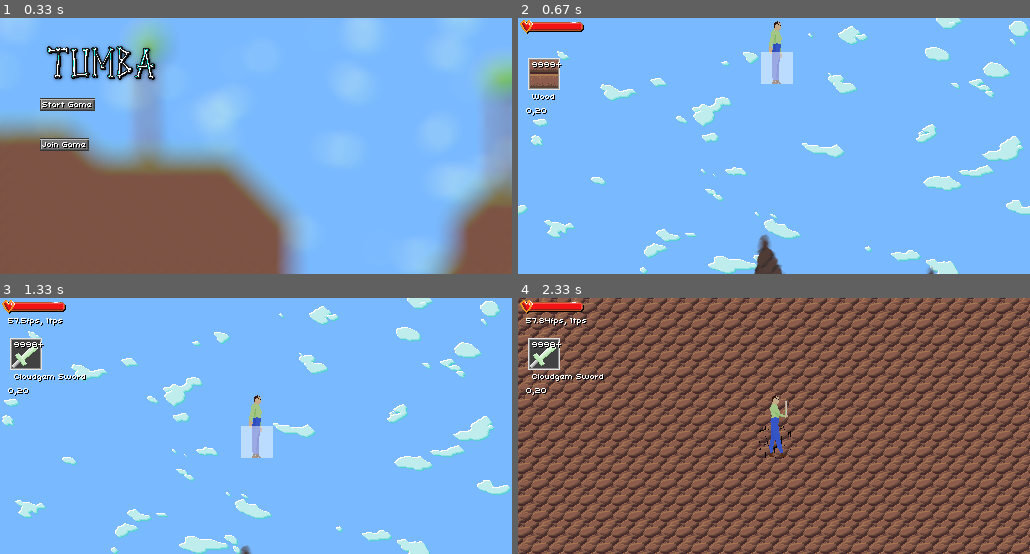
Above: before the commit, frames 1-4 (two rows, left to right).
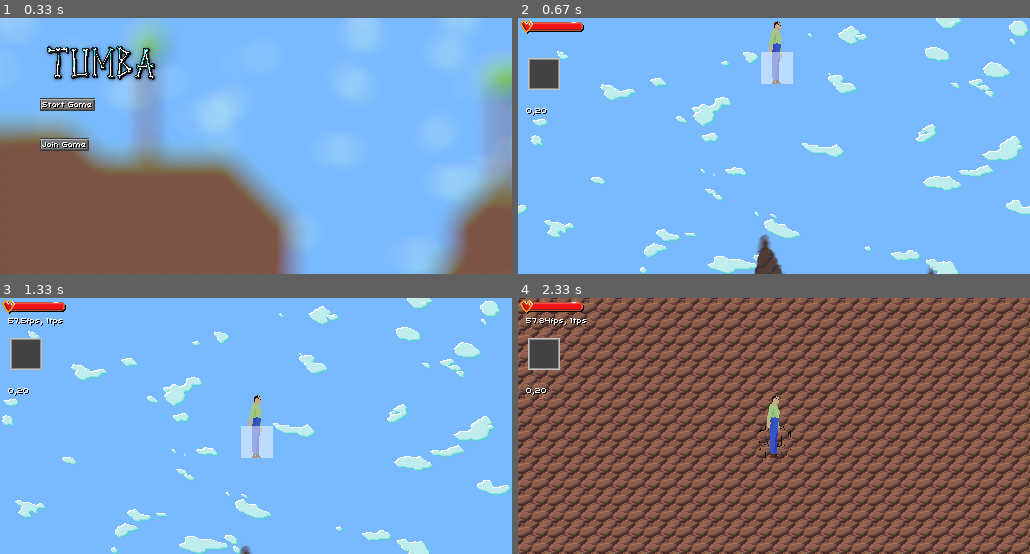
Above: after the commit, the same moments.

Repository: tumbagame/tumba
Game: pygame game, started from main.py
Two runs of this game, one before a commit and one after it. Both use one fixed random seed, a clock stepped at 60 frames per second and the inputs below.
Inputs (mouse positions are in pixels of both pictures, inside the frame that each line leads up to):
- Up to frame 1 (0.33 s): no input
- Up to frame 2 (0.67 s): click (584, 105) at 0.38 s
- Up to frame 3 (1.33 s): tap 3 at 0.67 s; tap 2 at 1 s
- Up to frame 4 (2.33 s): press the mouse at (579, 344) at 1.37 s; move the mouse to (707, 374) at 1.47 s; release the mouse at (835, 408) at 1.6 s; hold Right 1.67-2.13 s; tap F at 1.73, 2.03 s; click (610, 377) at 1.75 s; press the mouse at (579, 344) at 2.2 s; move the mouse to (584, 402) at 2.3 s

Frame 1 is identical in both runs. In frame 2, 0.8% of the frame differs, in the area x 1-9%, y 15-33%; in frame 3, 0.5%; in frame 4, 0.8%.

Commit message:
Add sensitivity setting

Diff:
--- a/game.py
+++ b/game.py
@@ -114,7 +114,7 @@
 
             pg.image.save(out_surf, "world.png")
 
-        self.selection_position += mouse.velocity * 0.01
+        self.selection_position += mouse.velocity * 0.001
 
         if self.selection_position.length() > self.selection_reach:
             self.selection_position = (
@@ -221,14 +221,14 @@
             sleep(0.05)
 
         if pg.K_2 in keys:
-            greatest_damage = 1
+            greatest_damage = 0
             for index, item in enumerate(self.player.inventory.slots):
                 if blockprop.BLOCKS[item.item].damage > greatest_damage:
                     greatest_damage = blockprop.BLOCKS[item.item].damage
                     self.inventory_index = index
 
         if pg.K_3 in keys:
-            greatest_damage = 1
+            greatest_damage = 0
             for index, item in enumerate(self.player.inventory.slots):
                 if blockprop.BLOCKS[item.item].mine_strength > greatest_damage:
                     greatest_damage = blockprop.BLOCKS[item.item].mine_strength
--- a/main.py
+++ b/main.py
@@ -160,15 +160,19 @@
 def show_settings(renderer):
     username_text = ui.TextInput(120, 80)
     port_text = ui.TextInput(120, 120)
+    sensitity_text = ui.Label("", 145, 100)
     with open("assets/settings.json", "r") as fp:
         settings_json = json.loads(fp.read())
 
     username_text.set_string(settings_json["username"])
     port_text.set_string(settings_json["port"])
+    sensitity_text.set_label(str(settings_json["sensitivity"]))
 
     def save_settings():
         settings_json["username"] = username_text.get_string()
         settings_json["port"] = port_text.get_int()
+        settings_json["sensitivity"] = int(sensitity_text.get_label())
+        renderer.set_sensitivity(settings_json["sensitivity"])
         with open("assets/settings.json", "w") as fp:
             fp.write(json.dumps(settings_json,indent=4))
 
@@ -179,9 +183,9 @@
             ui.Label("Username", 40, 80),
             username_text,
             ui.Label("Mouse Sensitivity", 40, 100),
-            ui.Button("-", 120, 100),
-            ui.Button("+", 130, 100),
-            ui.Label("10", 145, 100),
+            ui.Button("-", 120, 100, lambda: sensitity_text.set_label(str(  max(1,int(sensitity_text.get_label()) - 1))  )),
+            ui.Button("+", 130, 100, lambda: sensitity_text.set_label(str(  min(20, int(sensitity_text.get_label()) + 1)) )),
+            sensitity_text,
             ui.Label("Server Port", 40, 120),
             port_text,
             ui.Button("Save", 40, 140, command=save_settings)
@@ -192,10 +196,12 @@
 def main():
     pg.init()
     with open("assets/settings.json", "r") as fp:
-        username = json.loads(fp.read())["username"]
+        settings_json = json.loads(fp.read())
+    username = settings_json["username"]
+    sensitity = settings_json["sensitivity"]
     game = Game(username)
     renderer = Renderer()
-
+    renderer.set_sensitivity(sensitity)
 
 
 
--- a/render.py
+++ b/render.py
@@ -32,6 +32,7 @@
         self.select_box = pg.Surface((32, 32), pg.SRCALPHA)
         self.select_box.fill((255, 255, 255, 127))
         self.health_bar_state = 0
+        self.sensitivity = 1
 
         self.destroy = animation.Animation("assets/sprites/destroy.png", 1, 16, 1)
         self.keys_down = []
@@ -60,6 +61,9 @@
     def quit_game(self):
         pg.quit()
         self.running = False
+
+    def set_sensitivity(self, sensitivity):
+        self.sensitivity = sensitivity
 
     def update(self, game, deltatime):
         if not self.running:
@@ -96,7 +100,7 @@
         self.mouse.position = Vector(*pg.mouse.get_pos())
         self.mouse.position.x = self.mouse.position.x / self.window.get_width() * 512
         self.mouse.position.y = self.mouse.position.y / self.window.get_height() * 256
-        self.mouse.velocity = Vector(*pg.mouse.get_rel())
+        self.mouse.velocity = Vector(*pg.mouse.get_rel()) * self.sensitivity
 
         for i in range(2):
             self.disp.blit(
--- a/ui.py
+++ b/ui.py
@@ -139,6 +139,7 @@
 
 class Label(UIComponent):
     def __init__(self, label, x, y):
+        self.label = label
         self.text_image = text.Text().render(label)
         self.x = x
         self.y = y
@@ -148,6 +149,10 @@
 
     def set_label(self, label):
         self.text_image = text.Text().render(label)
+        self.label = label
+
+    def get_label(self):
+        return self.label
 
     def get_pos(self):
         return (self.x, self.y)
--- a/version.py
+++ b/version.py
@@ -1,3 +1,5 @@
+import sys
+
 NAME = "Tumba"
 VERSION = "Beta 1.0.0"
-DEBUG = True
+DEBUG = "--debug" in sys.argv
